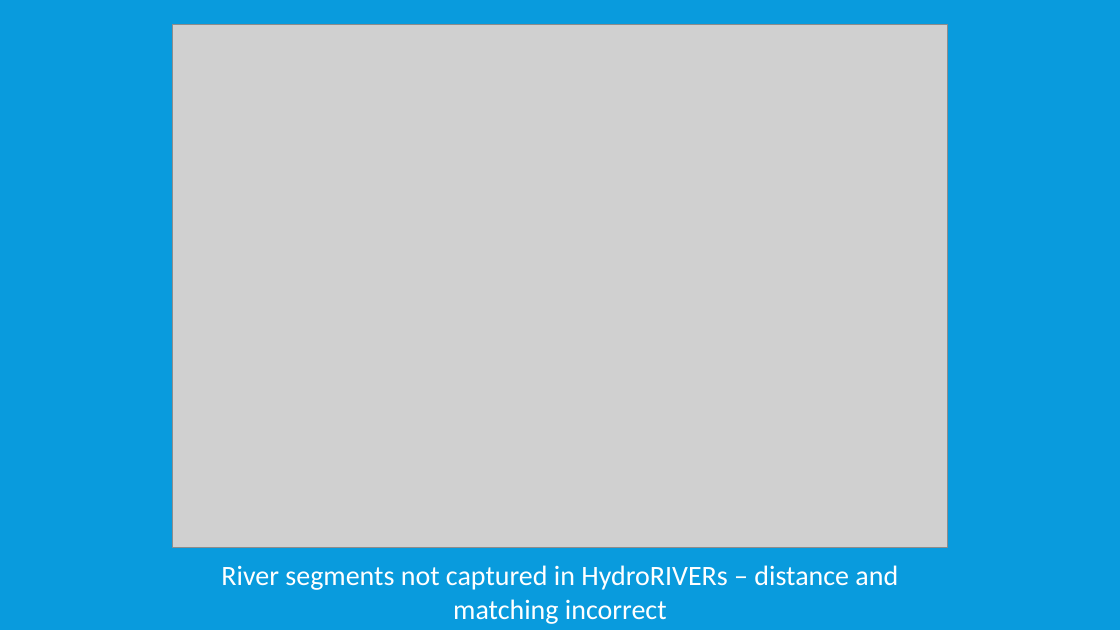
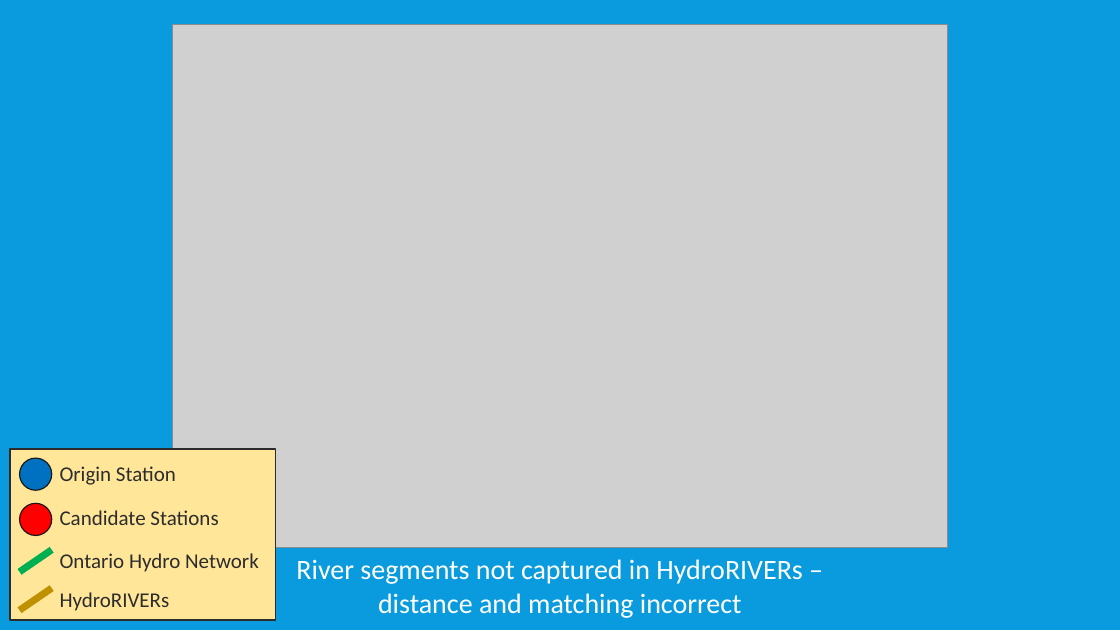
Before and after one commit to twilight-goose/Mapping-Stations, a slide deck: slide 13 of mapping-stations.pptx (slide 10 before the commit). Drawn at 1120x630 pixels with LibreOffice and Linux fonts; fonts in the diff are those of the drawing; grey boxes stand for pictures. Boxes give left, top, right and bottom in pixels: in the first picture for what was removed or moved away, otherwise in the second. Text is boxed around its words. In the diff, an @@ line names an element or a change of style, - is before the commit and + after.

```diff
--- a/mapping-stations.pptx
+++ b/mapping-stations.pptx
@@ text "River segments not captured in ..." rewrapped from [221, 565, 898, 624] to [296, 559, 802, 618] @@
@@ group added at [10, 450, 276, 621]: 4 texts, 2 ellipses, 2 lines, 1 rectangle @@
+Origin Station
+Candidate Stations
+Ontario Hydro Network
+HydroRIVERs
```
Also in this commit, not shown: 6 other slides changed, 2 slides added.
